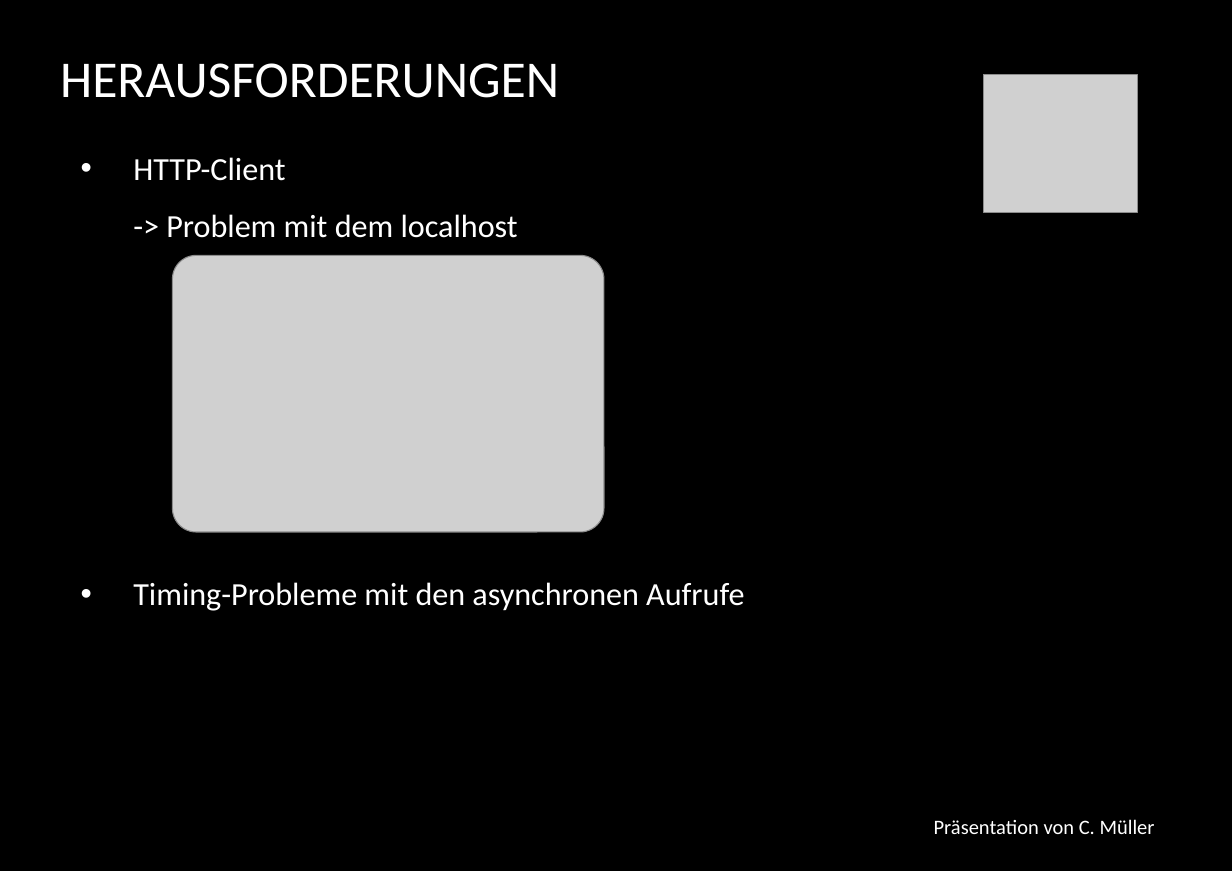
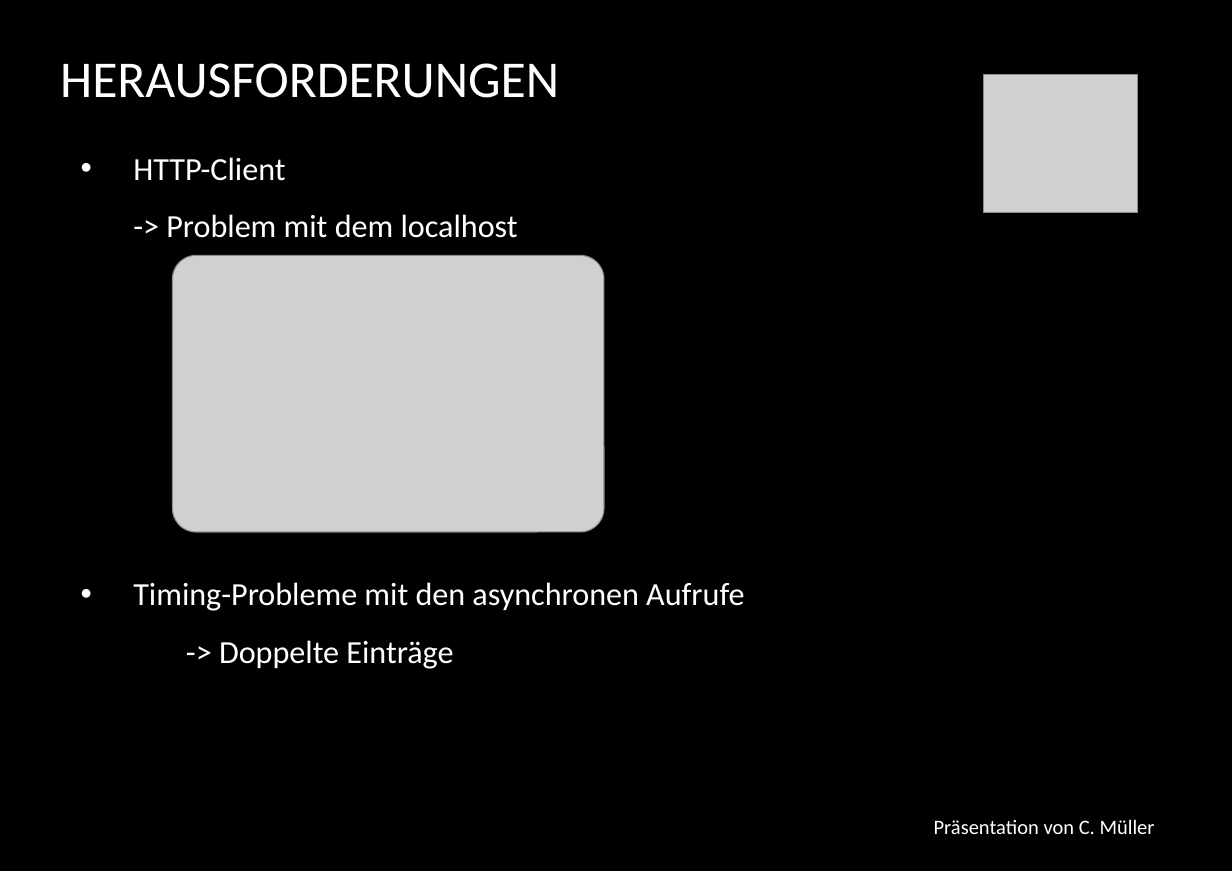
Before and after one commit to HFU-APP/Maennerriege, a slide deck: slide 7 of Präsentation_Abschlusspräsentation cm.pptx. Drawn at 1232x871 pixels with LibreOffice and Linux fonts; fonts in the diff are those of the drawing; grey boxes stand for pictures; background and template pictures are left out. Boxes give left, top, right and bottom in pixels: in the first picture for what was removed or moved away, otherwise in the second. Text is boxed around its words. In the diff, an @@ line names an element or a change of style, - is before the commit and + after.

```diff
--- a/Präsentation_Abschlusspräsentation cm.pptx
+++ b/Präsentation_Abschlusspräsentation cm.pptx
@@ text at <box>219,640,453,669</box>: paragraph added @@
+  -> Doppelte Einträge
```
Also in this commit, not shown: 4 other slides changed, 2 other files.
